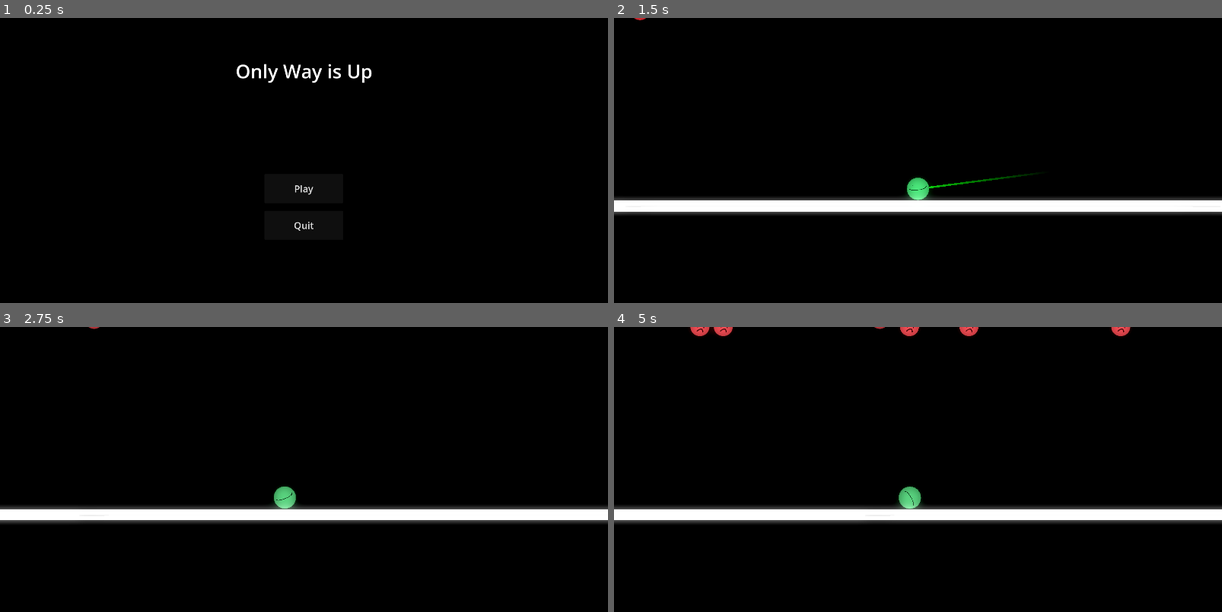
Above: before the commit, frames 1-4 (two rows, left to right).
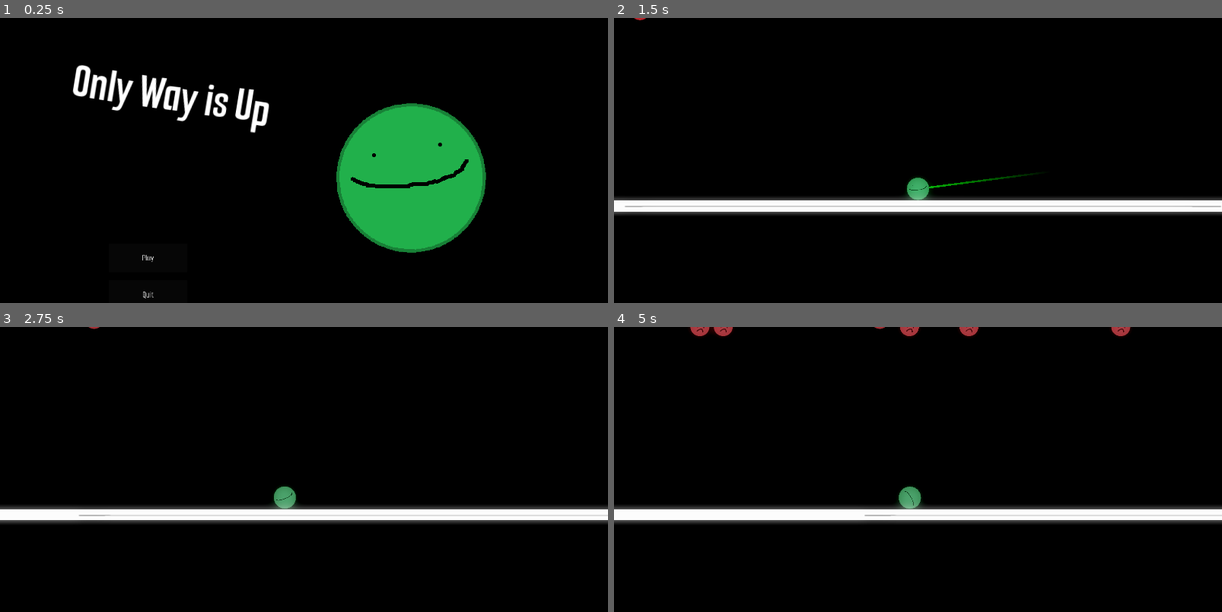
Above: after the commit, the same moments.

Repository: ai43184-school/School-project
Game: Godot game, scene res://Scenes/main_menu.tscn
The game is run twice, just before and just after one commit, with the same random seed, the same clock (stepped at 60 frames per second) and the same inputs.
Inputs (mouse positions are in pixels of both pictures, inside the frame that each line leads up to):
- Up to frame 1 (0.25 s): no input
- Up to frame 2 (1.5 s): click "Play" at 0.5 s; move the mouse to (1051, 171) at 1.27 s; press the mouse at (1051, 171) at 1.28 s
- Up to frame 3 (2.75 s): move the mouse to (182, 515) at 2.02 s; release the mouse at (182, 515) at 2.03 s; click (182, 515) at 2.1 s
- Up to frame 4 (5 s): tap Enter at 2.75 s; move the mouse to (978, 423) at 2.77 s; press the mouse at (978, 423) at 2.78 s; move the mouse to (887, 566) at 3.52 s; release the mouse at (887, 566) at 3.53 s; click (887, 566) at 3.6 s; move the mouse to (1100, 549) at 4.27 s; press the mouse at (1100, 549) at 4.28 s

The runs differ from the first frame. In frame 1, 12% of the frame differs, in the area x 11-80%, y 16-99%; in frame 2, 0.7%; in frame 3, 0.7%; in frame 4, 0.9%.

Commit message:
WERE SO BACK

Diff:
--- a/only-way-is-up/Scenes/main_menu.tscn
+++ b/only-way-is-up/Scenes/main_menu.tscn
@@ -1,6 +1,38 @@
-[gd_scene load_steps=2 format=3 uid="uid://c1e24bjpixpm0"]
+[gd_scene load_steps=9 format=3 uid="uid://c1e24bjpixpm0"]
 
 [ext_resource type="Script" path="res://Scripts/main_menu.gd" id="1_f233x"]
+[ext_resource type="Shader" path="res://Shaders/Title.gdshader" id="2_801f8"]
+[ext_resource type="FontFile" uid="uid://dutybfv53jaj4" path="res://Assets/FONTS/Smooch_Sans/static/SmoochSans-Bold.ttf" id="2_ir1cw"]
+[ext_resource type="FontFile" uid="uid://c4nau3e1jxina" path="res://Assets/FONTS/Smooch_Sans/static/SmoochSans-Medium.ttf" id="3_mu70d"]
+[ext_resource type="Texture2D" uid="uid://b6jm6adcno4oj" path="res://Assets/Player.png" id="4_lbnjn"]
+[ext_resource type="Script" path="res://Scripts/sprite_rotate.gd" id="5_k8rgb"]
+
+[sub_resource type="ShaderMaterial" id="ShaderMaterial_dq4yp"]
+shader = ExtResource("2_801f8")
+shader_parameter/height = 5.0
+shader_parameter/frequency = 5.0
+shader_parameter/speed = 5.0
+
+[sub_resource type="Environment" id="Environment_ajqtl"]
+background_mode = 3
+background_energy_multiplier = 2.34
+ambient_light_color = Color(0.65834, 0.65834, 0.65834, 1)
+ambient_light_energy = 3.53
+glow_enabled = true
+glow_intensity = 0.77
+glow_strength = 0.72
+glow_bloom = 1.0
+glow_blend_mode = 1
+fog_mode = 1
+fog_light_color = Color(0.294927, 0.235374, 0.307392, 1)
+fog_light_energy = 2.35
+fog_density = 1.0
+fog_height = 258.7
+fog_height_density = 8.4211
+adjustment_enabled = true
+adjustment_brightness = 0.92
+adjustment_contrast = 1.17
+adjustment_saturation = 1.8
 
 [node name="Main Menu" type="CanvasLayer"]
 script = ExtResource("1_f233x")
@@ -9,30 +41,35 @@
 anchors_preset = 5
 anchor_left = 0.5
 anchor_right = 0.5
-offset_left = -216.5
-offset_top = 127.15
-offset_right = 216.5
-offset_bottom = 210.15
+offset_left = -710.0
+offset_top = 80.0
+offset_right = -444.0
+offset_bottom = 163.0
 grow_horizontal = 2
+rotation = 0.161121
+scale = Vector2(2.3671, 2.59049)
 
 [node name="Label" type="Label" parent="Title"]
+material = SubResource("ShaderMaterial_dq4yp")
 layout_mode = 2
 size_flags_horizontal = 4
+theme_override_fonts/font = ExtResource("2_ir1cw")
 theme_override_font_sizes/font_size = 60
 text = "Only Way is Up"
 horizontal_alignment = 1
 vertical_alignment = 1
 
 [node name="Play" type="BoxContainer" parent="."]
+texture_filter = 1
 anchors_preset = 8
 anchor_left = 0.5
 anchor_top = 0.5
 anchor_right = 0.5
 anchor_bottom = 0.5
-offset_left = -124.807
-offset_top = -46.0325
-offset_right = 124.807
-offset_bottom = 46.0325
+offset_left = -617.0
+offset_top = 173.0
+offset_right = -367.386
+offset_bottom = 265.065
 grow_horizontal = 2
 grow_vertical = 2
 size_flags_horizontal = 4
@@ -41,19 +78,21 @@
 [node name="Play Button" type="Button" parent="Play"]
 layout_mode = 2
 size_flags_horizontal = 3
+theme_override_fonts/font = ExtResource("3_mu70d")
 theme_override_font_sizes/font_size = 30
 text = "Play"
 
 [node name="Quit" type="BoxContainer" parent="."]
+texture_filter = 1
 anchors_preset = 8
 anchor_left = 0.5
 anchor_top = 0.5
 anchor_right = 0.5
 anchor_bottom = 0.5
-offset_left = -124.807
-offset_top = 70.132
-offset_right = 124.808
-offset_bottom = 162.197
+offset_left = -617.0
+offset_top = 289.165
+offset_right = -367.385
+offset_bottom = 381.23
 grow_horizontal = 2
 grow_vertical = 2
 size_flags_horizontal = 4
@@ -62,8 +101,35 @@
 [node name="QuitButton" type="Button" parent="Quit"]
 layout_mode = 2
 size_flags_horizontal = 3
+theme_override_fonts/font = ExtResource("3_mu70d")
 theme_override_font_sizes/font_size = 30
 text = "Quit"
 
+[node name="Sprite2D" type="Sprite2D" parent="."]
+texture_filter = 1
+position = Vector2(1298, 509)
+scale = Vector2(2, 2)
+texture = ExtResource("4_lbnjn")
+script = ExtResource("5_k8rgb")
+
+[node name="WorldEnvironment" type="WorldEnvironment" parent="."]
+environment = SubResource("Environment_ajqtl")
+
+[node name="CPUParticles2D" type="CPUParticles2D" parent="."]
+z_index = -1
+position = Vector2(917, -95)
+amount = 100
+lifetime = 22.45
+emission_shape = 3
+emission_rect_extents = Vector2(1000, 1)
+direction = Vector2(200, 100)
+gravity = Vector2(0, 10)
+angular_velocity_min = -30.0
+angular_velocity_max = 30.0
+angle_min = -720.0
+angle_max = 720.0
+scale_amount_max = 91.91
+color = Color(0.0156863, 0.0156863, 0.0156863, 0.513726)
+
 [connection signal="pressed" from="Play/Play Button" to="." method="_on_play_button_pressed"]
 [connection signal="pressed" from="Quit/QuitButton" to="." method="_on_quit_button_pressed"]
--- /dev/null
+++ b/only-way-is-up/Scripts/sprite_rotate.gd
@@ -0,0 +1,6 @@
+extends Sprite2D
+
+
+# Called every frame. 'delta' is the elapsed time since the previous frame.
+func _process(delta: float) -> void:
+	rotate(0.001)
--- /dev/null
+++ b/only-way-is-up/Shaders/Title.gdshader
@@ -0,0 +1,9 @@
+shader_type canvas_item;
+
+uniform float height = 3.0;
+uniform float frequency = 10.0;
+uniform float speed = 2.0;
+
+void vertex() {
+	VERTEX.y += height * sin((frequency * UV.x) + speed * TIME);
+}
--- a/only-way-is-up/project.godot
+++ b/only-way-is-up/project.godot
@@ -47,3 +47,4 @@
 renderer/rendering_method="mobile"
 environment/defaults/default_clear_color=Color(0, 0, 0, 1)
 anti_aliasing/quality/msaa_2d=1
+viewport/hdr_2d=true
Not shown, added: only-way-is-up/Assets/FONTS/Smooch_Sans/OFL.txt
Not shown, added: only-way-is-up/Assets/FONTS/Smooch_Sans/README.txt
Binary file added: only-way-is-up/Assets/FONTS/Smooch_Sans/SmoochSans-VariableFont_wght.ttf
Not shown, added: only-way-is-up/Assets/FONTS/Smooch_Sans/SmoochSans-VariableFont_wght.ttf.import
Binary file added: only-way-is-up/Assets/FONTS/Smooch_Sans/static/SmoochSans-Black.ttf
Not shown, added: only-way-is-up/Assets/FONTS/Smooch_Sans/static/SmoochSans-Black.ttf.import
Binary file added: only-way-is-up/Assets/FONTS/Smooch_Sans/static/SmoochSans-Bold.ttf
Not shown, added: only-way-is-up/Assets/FONTS/Smooch_Sans/static/SmoochSans-Bold.ttf.import
Binary file added: only-way-is-up/Assets/FONTS/Smooch_Sans/static/SmoochSans-ExtraBold.ttf
Not shown, added: only-way-is-up/Assets/FONTS/Smooch_Sans/static/SmoochSans-ExtraBold.ttf.import
Binary file added: only-way-is-up/Assets/FONTS/Smooch_Sans/static/SmoochSans-ExtraLight.ttf
Not shown, added: only-way-is-up/Assets/FONTS/Smooch_Sans/static/SmoochSans-ExtraLight.ttf.import
(and 10 more such lines)
